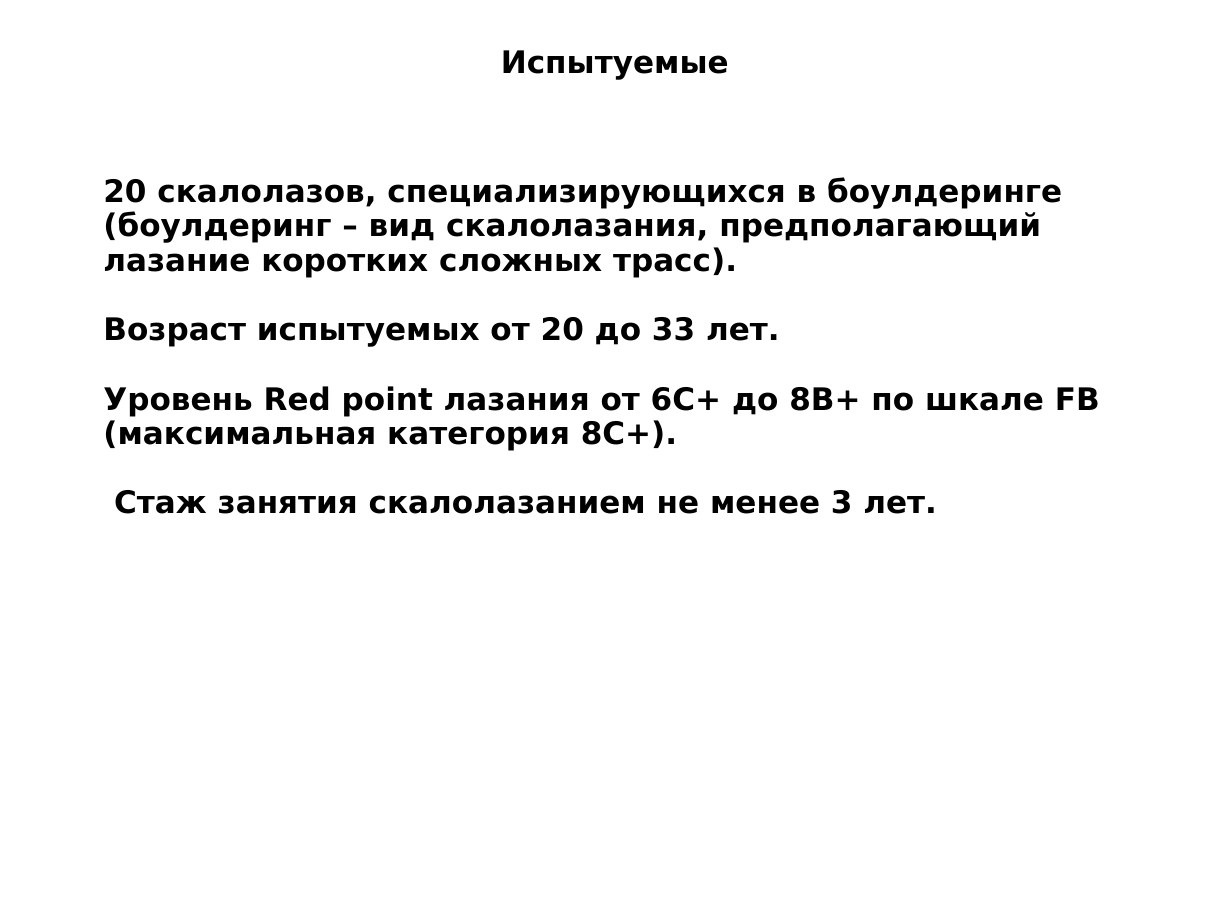
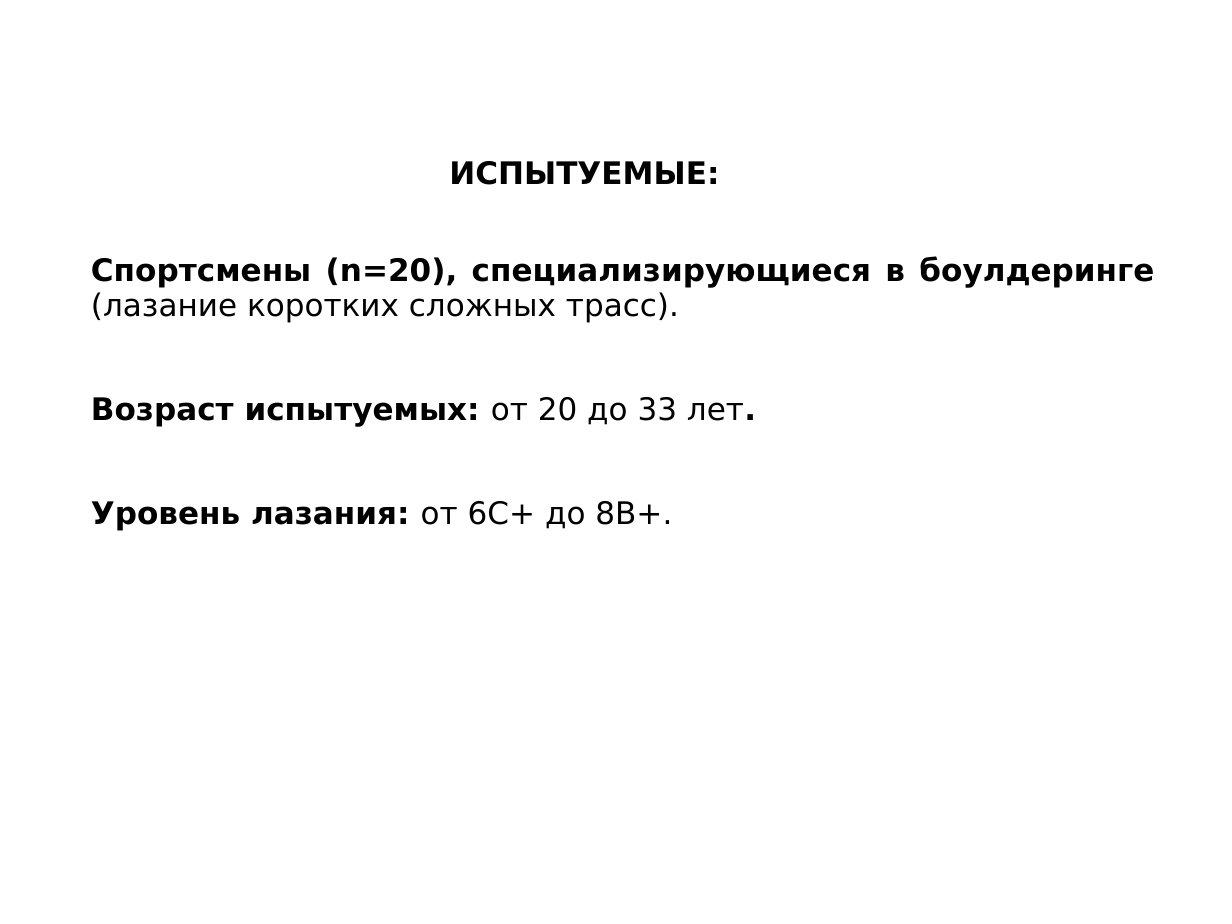
Before and after one commit to VlasenkoPavel/pv-repo, a slide deck: slide 12 of Prezent Vlasenko.ppt (slide 9 before the commit). Drawn at 1232x924 pixels with LibreOffice and Linux fonts; fonts in the diff are those of the drawing. Boxes give left, top, right and bottom in pixels: in the first picture for what was removed or moved away, otherwise in the second. Text is boxed around its words. In the diff, an @@ line names an element or a change of style, - is before the commit and + after.

```diff
--- a/Prezent Vlasenko.ppt
+++ b/Prezent Vlasenko.ppt
@@ text at <box>449,161,719,185</box>: text changed @@
-Испытуемые
+ИСПЫТУЕМЫЕ:
@@ text at <box>91,256,1154,530</box>: text changed @@
-20 скалолазов, специализирующихся в боулдеринге (боулдеринг – вид скалолазания, предполагающий лазание коротких сложных трасс).
-Возраст испытуемых от 20 до 33 лет.
-Уровень Red point лазания от 6С+ до 8B+ по шкале FB (максимальная категория 8С+).
-Стаж занятия скалолазанием не менее 3 лет.
+Спортсмены (n=20), специализирующиеся в боулдеринге (лазание коротких сложных трасс).
+Возраст испытуемых: от 20 до 33 лет.
+Уровень лазания: от 6С+ до 8B+.
```
Also in this commit, not shown: 18 other slides changed, 6 slides added, 5 slides removed, 10 other files.
